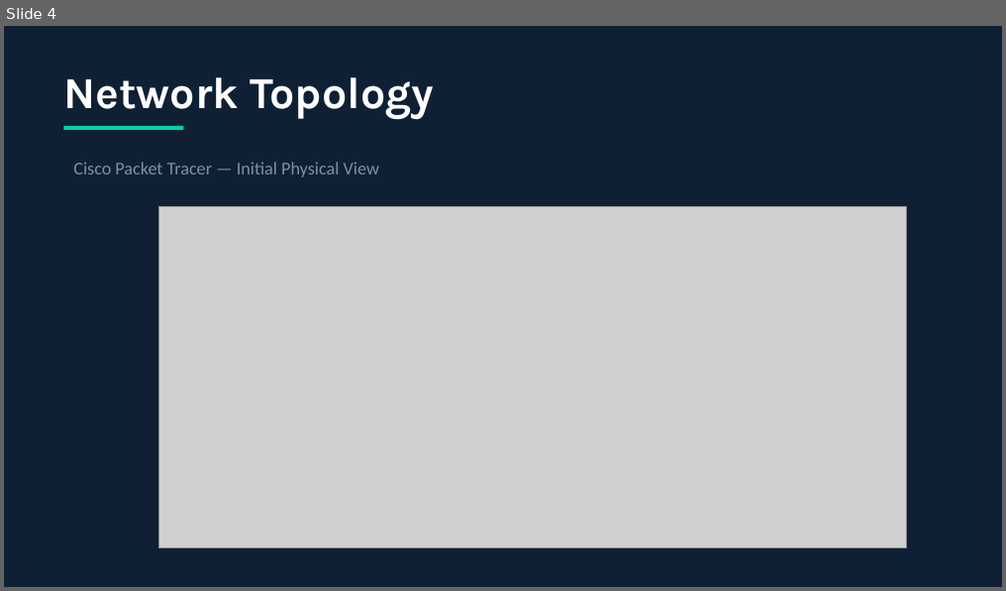
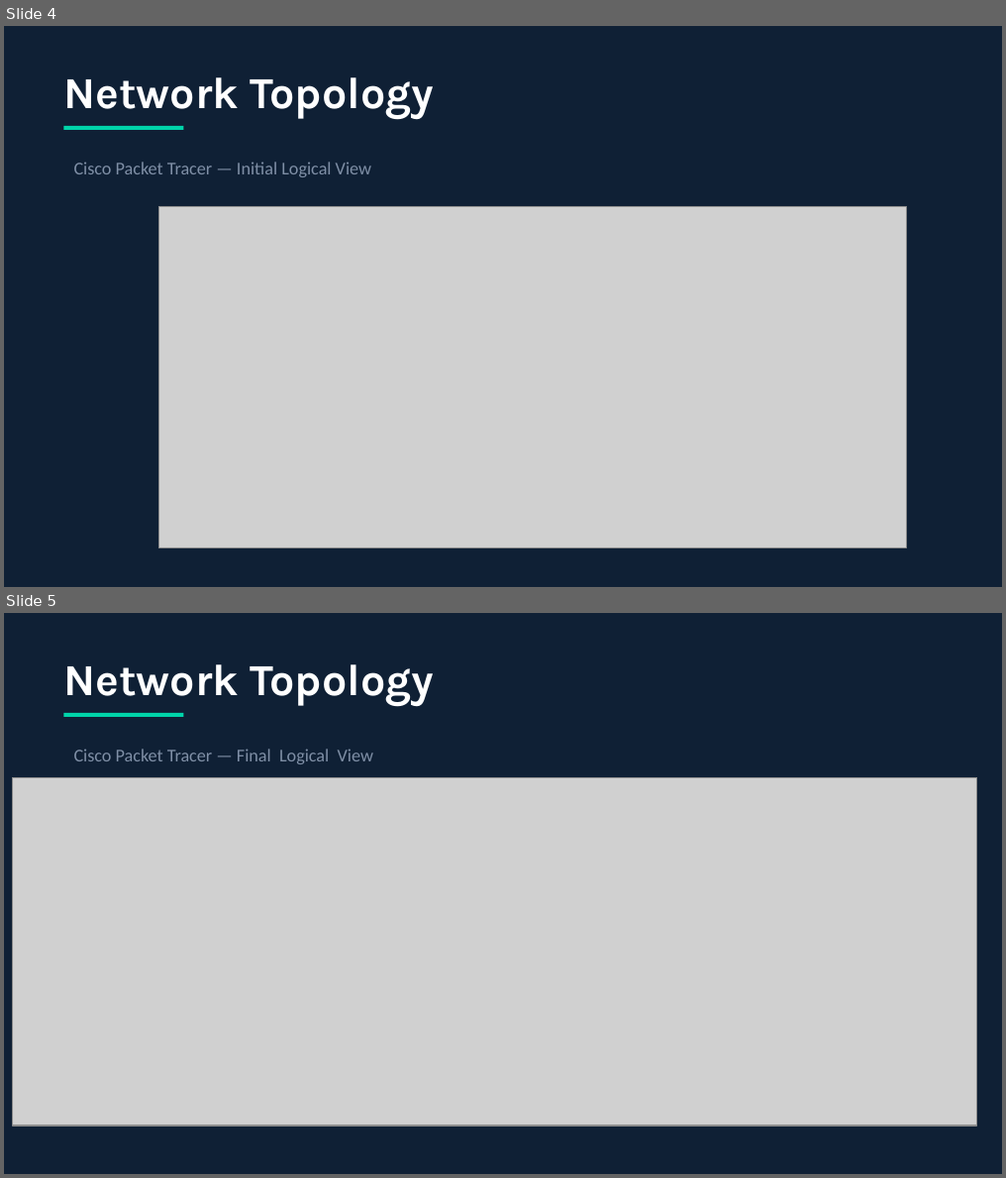
Before and after one commit to Logan722/tech-startup-network-design, a slide deck: presentations/TechStartupNetwork.pptx. Shown one above the other, each under a label of ours: slide 4 before the commit, slides 4 and 5 after it. The pictures are 1006x591 and 1006x1178 pixels, drawn with LibreOffice and Linux fonts; fonts in the diff are those of the drawing; grey boxes stand for pictures. Boxes give left, top, right and bottom in pixels: in the first picture for what was removed or moved away, otherwise in the second. Text is boxed around its words. In the diff, an @@ line names an element or a change of style, - is before the commit and + after.

Commit message:
Add final logical view and update presentation
- Added final logical view topology screenshot to media/
- Updated presentation with latest slide content

```diff
--- a/presentations/TechStartupNetwork.pptx
+++ b/presentations/TechStartupNetwork.pptx
@@ slide 5 added at bbox=[4, 613, 1002, 1174], background #0F2035 @@
@@ text added at bbox=[63, 664, 435, 706], 32 pt, text #FFFFFF, bold @@
+Network Topology
@@ rectangle added at bbox=[63, 713, 183, 717], fill #00D4AA @@
@@ text added at bbox=[74, 749, 373, 764], 13 pt, text #7F8FA6 @@
+Cisco Packet Tracer — Final Logical View
@@ picture added at bbox=[13, 777, 977, 1126] @@
@@ slide 4 changed as well @@
@@ text at bbox=[74, 162, 371, 177]: text changed @@
-Cisco Packet Tracer — Initial Physical View
+Cisco Packet Tracer — Initial Logical View
```
Also in this commit, not shown: 3 other slides changed, 1 other file.
